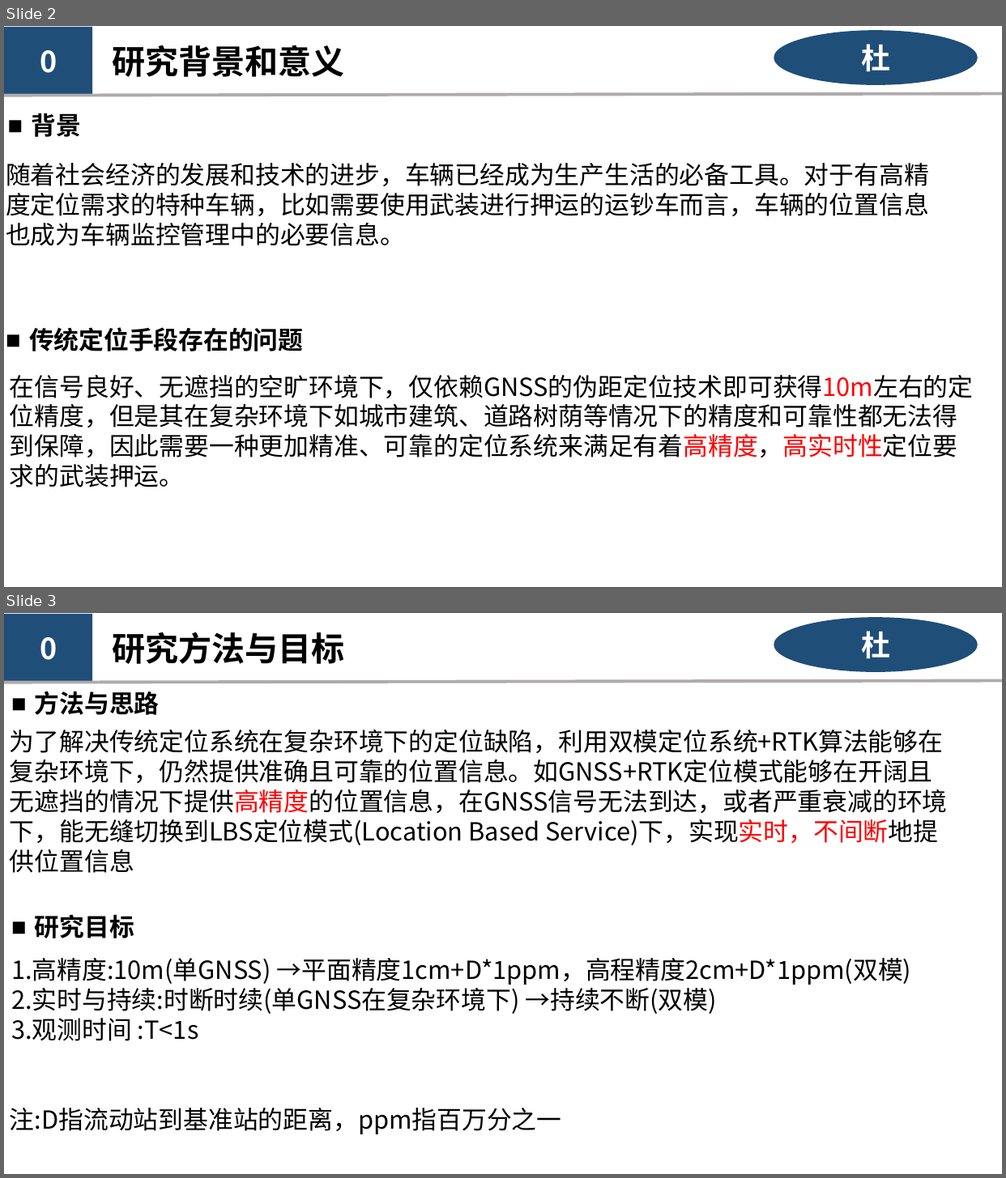
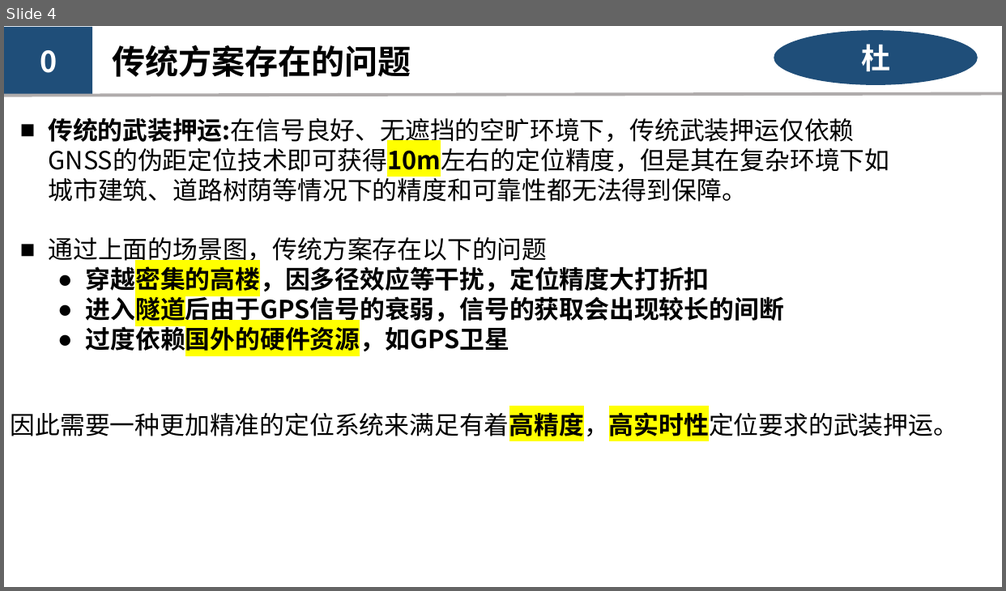
Before and after one commit to kashima19960/ppt-summary, a slide deck: du/RTK-Du.pptx. Shown one above the other, each under a label of ours: slides 2 and 3 before the commit, slide 4 after it. The pictures are 1006x1178 and 1006x591 pixels, drawn with LibreOffice and Linux fonts; fonts in the diff are those of the drawing. Boxes give left, top, right and bottom in pixels: in the first picture for what was removed or moved away, otherwise in the second. Text is boxed around its words. In the diff, an @@ line names an element or a change of style, - is before the commit and + after.

```diff
--- a/du/RTK-Du.pptx
+++ b/du/RTK-Du.pptx
@@ slide 3 removed at (4,613,1002,1174), background #FFFFFF @@
@@ rectangle removed at (4,614,92,682) @@
-0
@@ text removed at (112,632,345,664) @@
-研究方法与目标
@@ ellipse removed at (774,618,978,672) @@
-杜
@@ line removed from (4, 683) to (1002, 680) @@
@@ text removed at (35,691,160,715) @@
-■ 方法与思路
@@ text removed at (10,730,948,873) @@
-为了解决传统定位系统在复杂环境下的定位缺陷，利用双模定位系统+RTK算法能够在复杂环境下，仍然提供准确且可靠的位置信息。如GNSS+RTK定位模式能够在开阔且无遮挡的情况下提供高精度的位置信息，在GNSS信号无法到达，或者严重衰减的环境下，能无缝切换到LBS定位模式(Location Based Service)下，实现实时，不间断地提供位置信息
@@ text removed at (35,914,134,939) @@
-■ 研究目标
@@ text removed at (11,958,912,1041) @@
-1.高精度:10m(单GNSS) →平面精度1cm+D*1ppm，高程精度2cm+D*1ppm(双模)
-2.实时与持续:时断时续(单GNSS在复杂环境下) →持续不断(双模)
-3.观测时间 :T<1s
@@ text removed at (10,1108,562,1135) @@
-注:D指流动站到基准站的距离，ppm指百万分之一
@@ text removed at (65,1117,127,1131) @@
-技术基础
@@ what was slide 2 is now slide 4 @@
@@ slide 4 changed as well @@
@@ text at (112,45,411,77): text changed @@
-研究背景和意义
+传统方案存在的问题
@@ text removed at (32,113,82,137) @@
-■ 背景
@@ text added at (49,118,890,356), 24 pt, text #000000 @@
+■ 传统的武装押运:在信号良好、无遮挡的空旷环境下，传统武装押运仅依赖GNSS的伪距定位技术即可获得10m左右的定位精度，但是其在复杂环境下如城市建筑、道路树荫等情况下的精度和可靠性都无法得到保障。
+■ 通过上面的场景图，传统方案存在以下的问题
+  ● 穿越密集的高楼，因多径效应等干扰，定位精度大打折扣
+  ● 进入隧道后由于GPS信号的衰弱，信号的获取会出现较长的间断
+  ● 过度依赖国外的硬件资源，如GPS卫星
@@ text removed at (6,163,929,246) @@
-随着社会经济的发展和技术的进步，车辆已经成为生产生活的必备工具。对于有高精度定位需求的特种车辆，比如需要使用武装进行押运的运钞车而言，车辆的位置信息也成为车辆监控管理中的必要信息。
@@ text removed at (29,327,303,352) @@
-■ 传统定位手段存在的问题
@@ text at (10,409,958,442): text changed @@
-在信号良好、无遮挡的空旷环境下，仅依赖GNSS的伪距定位技术即可获得10m左右的定位精度，但是其在复杂环境下如城市建筑、道路树荫等情况下的精度和可靠性都无法得到保障，因此需要一种更加精准、可靠的定位系统来满足有着高精度，高实时性定位要求的武装押运。
+  因此需要一种更加精准的定位系统来满足有着高精度，高实时性定位要求的武装押运。
```
Also in this commit, not shown: 7 other slides changed, 8 slides added, 2 other slides removed, 2 other files.
